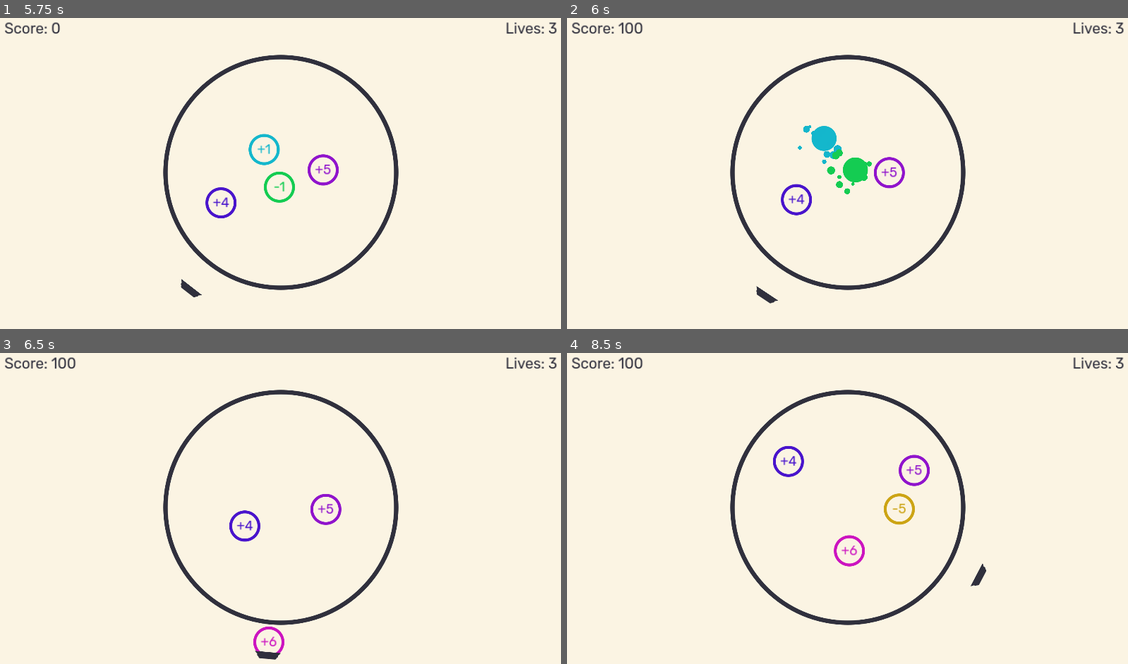
Above: before the commit, frames 1-4 (two rows, left to right).
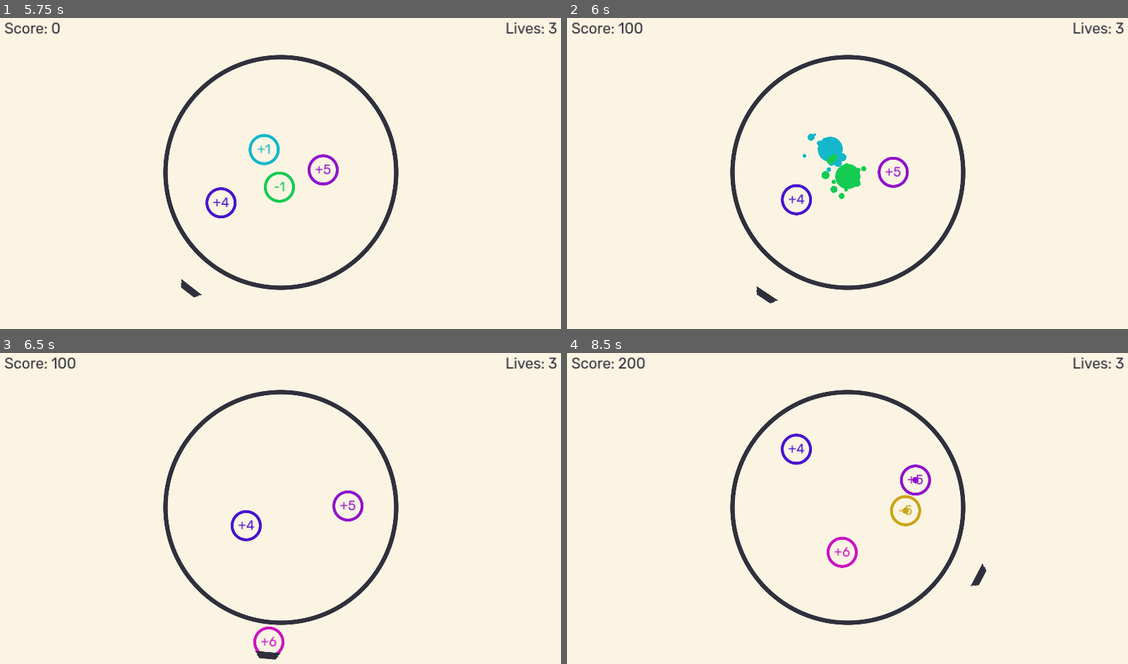
Above: after the commit, the same moments.

Repository: stur86/anti-numbers
Game: Godot game, scene res://scenes/main_scene.tscn
The game is run twice, just before and just after one commit, with the same random seed, the same clock (stepped at 60 frames per second) and the same inputs. After the commit the project has no main scene; this scene is started directly in both runs.
Inputs:
- Up to frame 1 (5.75 s): tap Enter at 0.5 s; hold Right (Right) 0.53-1.28 s; tap Up (Launch) every 0.75 s from 0.6 to 5.1 s; hold Left (Left) 1.28-2.03 s; hold Right (Right) 2.03-3.53 s; hold Left (Left) from 3.53 s (still down)
- Up to frame 2 (6 s): release Left (Left) at 5.78 s; hold Right (Right) from 5.78 s (still down); tap Up (Launch) at 5.85 s
- Up to frame 3 (6.5 s): keep holding Right (Right)
- Up to frame 4 (8.5 s): tap Up (Launch) at 6.6, 7.35, 8.1 s; release Right (Right) at 8.03 s; hold Left (Left) from 8.03 s (still down)

Frame 1 is identical in both runs. In frame 2, 1.1% of the frame differs, in the area x 41-62%, y 34-59%; in frame 3, 0.6%; in frame 4, 1.6%, in the area x 9-65%, y 1-70%.

Commit message:
Added explosion burst

Diff:
--- a/arrow.svg
+++ /dev/null
@@ -1,66 +0,0 @@
-<?xml version="1.0" encoding="UTF-8" standalone="no"?>
-<!-- Created with Inkscape (http://www.inkscape.org/) -->
-
-<svg
-   width="38.225006mm"
-   height="67.279587mm"
-   viewBox="0 0 38.225006 67.279587"
-   version="1.1"
-   id="svg1"
-   inkscape:export-filename=".\bitmap.png"
-   inkscape:export-xdpi="53.158916"
-   inkscape:export-ydpi="53.158916"
-   xmlns:inkscape="http://www.inkscape.org/namespaces/inkscape"
-   xmlns:sodipodi="http://sodipodi.sourceforge.net/DTD/sodipodi-0.dtd"
-   xmlns="http://www.w3.org/2000/svg"
-   xmlns:svg="http://www.w3.org/2000/svg">
-  <sodipodi:namedview
-     id="namedview1"
-     pagecolor="#ffffff"
-     bordercolor="#000000"
-     borderopacity="0.25"
-     inkscape:showpageshadow="2"
-     inkscape:pageopacity="0.0"
-     inkscape:pagecheckerboard="0"
-     inkscape:deskcolor="#d1d1d1"
-     inkscape:document-units="mm"
-     inkscape:zoom="2.8970539"
-     inkscape:cx="400.40678"
-     inkscape:cy="-532.43746"
-     inkscape:window-width="1920"
-     inkscape:window-height="1009"
-     inkscape:window-x="-8"
-     inkscape:window-y="-8"
-     inkscape:window-maximized="1"
-     inkscape:current-layer="layer1" />
-  <defs
-     id="defs1" />
-  <g
-     inkscape:label="Layer 1"
-     inkscape:groupmode="layer"
-     id="layer1"
-     transform="translate(-90.025438,171.72494)">
-    <g
-       id="g5"
-       inkscape:export-filename="arrow.png"
-       inkscape:export-xdpi="56.481346"
-       inkscape:export-ydpi="56.481346">
-      <circle
-         style="fill:#ffffff;fill-opacity:1;stroke:none;stroke-width:4.90482;stroke-dasharray:none;stroke-opacity:1"
-         id="path1-2"
-         cx="109.13795"
-         cy="-123.55785"
-         r="19.112503"
-         inkscape:export-filename="circle.png"
-         inkscape:export-xdpi="30.811136"
-         inkscape:export-ydpi="30.811136" />
-      <path
-         id="rect1-8"
-         style="fill:#ffffff;fill-opacity:1;stroke:none;stroke-width:4.50637;stroke-dasharray:none;stroke-opacity:1"
-         d="m 109.13821,-171.72494 -18.411285,16.16697 h 9.385475 v 32.00012 h 18.0511 v -32.00012 h 9.38547 z"
-         inkscape:export-filename="arrow.png"
-         inkscape:export-xdpi="44.147469"
-         inkscape:export-ydpi="44.147469" />
-    </g>
-  </g>
-</svg>
--- a/objects/arena.gd
+++ b/objects/arena.gd
@@ -16,7 +16,7 @@
 
 
 func _on_body_exited(body):
-	if not body.freeze:
+	if body.active:
 		# It left, wasn't just destroyed
 		body.vanish()
 		ScoreKeeper.lose_life()
--- a/objects/number_particle.tscn
+++ b/objects/number_particle.tscn
@@ -6,6 +6,7 @@
 [ext_resource type="FontFile" uid="uid://bv1e3ubu05qd5" path="res://Rubik-Regular.ttf" id="2_jsiup"]
 [ext_resource type="Texture2D" uid="uid://dvynq78vycxdc" path="res://graphics/vanish_strip.png" id="3_cir5y"]
 [ext_resource type="Texture2D" uid="uid://bxpychvsuu1xh" path="res://graphics/circle_full.svg" id="5_sdork"]
+[ext_resource type="Script" path="res://scripts/burst.gd" id="7_1cag4"]
 
 [sub_resource type="LabelSettings" id="LabelSettings_u2fcb"]
 font = ExtResource("2_jsiup")
@@ -33,6 +34,9 @@
 scale_curve = SubResource("CurveTexture_s0ci2")
 attractor_interaction_enabled = false
 
+[sub_resource type="CircleShape2D" id="CircleShape2D_ajep2"]
+radius = 120.0
+
 [sub_resource type="CircleShape2D" id="CircleShape2D_f462o"]
 radius = 53.0
 
@@ -278,6 +282,14 @@
 one_shot = true
 explosiveness = 0.8
 
+[node name="Burst" type="Area2D" parent="Explosion"]
+process_mode = 4
+input_pickable = false
+script = ExtResource("7_1cag4")
+
+[node name="CollisionShape2D" type="CollisionShape2D" parent="Explosion/Burst"]
+shape = SubResource("CircleShape2D_ajep2")
+
 [node name="ParticleCollisionBox" type="CollisionShape2D" parent="."]
 visible = false
 shape = SubResource("CircleShape2D_f462o")
--- a/old_scenes/old_scene.tscn
+++ /dev/null
@@ -1,119 +0,0 @@
-[gd_scene load_steps=15 format=3 uid="uid://cj4bxxaaiomn5"]
-
-[ext_resource type="Texture2D" uid="uid://cwm5g48meeykm" path="res://rect.png" id="1_p1apl"]
-[ext_resource type="Script" path="res://objects/arena.gd" id="2_7qrao"]
-[ext_resource type="Texture2D" uid="uid://c081suhh1whuh" path="res://arena.png" id="3_82lva"]
-[ext_resource type="Script" path="res://objects/launcher_arrow.gd" id="4_i4xtt"]
-[ext_resource type="Texture2D" uid="uid://cly2fb5pwy27n" path="res://arrow.svg" id="5_r6gby"]
-[ext_resource type="PackedScene" uid="uid://b1okgjfc35tjc" path="res://objects/number_particle.tscn" id="6_50hka"]
-[ext_resource type="FontFile" uid="uid://bv1e3ubu05qd5" path="res://Rubik-Regular.ttf" id="7_xw1ak"]
-[ext_resource type="Script" path="res://objects/score_label.gd" id="8_rt8k1"]
-[ext_resource type="Script" path="res://objects/lives_label.gd" id="9_jtv57"]
-[ext_resource type="Script" path="res://objects/center_container.gd" id="10_g2703"]
-
-[sub_resource type="CircleShape2D" id="CircleShape2D_72tgf"]
-radius = 250.0
-
-[sub_resource type="LabelSettings" id="LabelSettings_uouql"]
-font = ExtResource("7_xw1ak")
-font_size = 30
-font_color = Color(0.1875, 0.1875, 0.238281, 1)
-outline_color = Color(0.713726, 0.662745, 0.811765, 1)
-
-[sub_resource type="StyleBoxFlat" id="StyleBoxFlat_b1knw"]
-bg_color = Color(0.980392, 0.952941, 0.886275, 0.705882)
-
-[sub_resource type="LabelSettings" id="LabelSettings_rxvlj"]
-font = ExtResource("7_xw1ak")
-font_size = 100
-font_color = Color(0.188235, 0.188235, 0.239216, 1)
-
-[node name="MainScene" type="Node2D"]
-
-[node name="Background" type="Sprite2D" parent="."]
-modulate = Color(0.984314, 0.956863, 0.890196, 1)
-position = Vector2(512, 384)
-scale = Vector2(27, 21)
-texture = ExtResource("1_p1apl")
-
-[node name="Arena" type="Area2D" parent="."]
-position = Vector2(512, 384)
-linear_damp_space_override = 3
-linear_damp = 0.4
-script = ExtResource("2_7qrao")
-
-[node name="Sprite2D" type="Sprite2D" parent="Arena"]
-texture = ExtResource("3_82lva")
-
-[node name="CollisionShape2D" type="CollisionShape2D" parent="Arena"]
-shape = SubResource("CircleShape2D_72tgf")
-
-[node name="Launcher" type="Node2D" parent="."]
-position = Vector2(512, 384)
-
-[node name="Arrow" type="Node2D" parent="Launcher"]
-position = Vector2(0, 320)
-script = ExtResource("4_i4xtt")
-
-[node name="Sprite2D" type="Sprite2D" parent="Launcher/Arrow"]
-self_modulate = Color(0.188235, 0.188235, 0.239216, 1)
-scale = Vector2(0.5, 0.5)
-texture = ExtResource("5_r6gby")
-
-[node name="Loader" type="Node2D" parent="Launcher/Arrow"]
-position = Vector2(0, 27)
-
-[node name="NumberParticle" parent="Launcher/Arrow/Loader" instance=ExtResource("6_50hka")]
-
-[node name="ReloadTimer" type="Timer" parent="Launcher/Arrow"]
-one_shot = true
-
-[node name="Particles" type="Node2D" parent="." groups=["ParticleParent"]]
-
-[node name="GUI" type="MarginContainer" parent="."]
-process_mode = 3
-offset_right = 1024.0
-offset_bottom = 80.0
-theme_override_constants/margin_left = 20
-theme_override_constants/margin_top = 20
-theme_override_constants/margin_right = 20
-theme_override_constants/margin_bottom = 20
-
-[node name="ScoreLabel" type="Label" parent="GUI"]
-layout_mode = 2
-text = "Score: 0"
-label_settings = SubResource("LabelSettings_uouql")
-script = ExtResource("8_rt8k1")
-
-[node name="LivesLabel" type="Label" parent="GUI"]
-layout_mode = 2
-size_flags_horizontal = 8
-text = "Lives: 3"
-label_settings = SubResource("LabelSettings_uouql")
-script = ExtResource("9_jtv57")
-
-[node name="CenterContainer" type="CenterContainer" parent="."]
-process_mode = 3
-visible = false
-anchors_preset = 14
-anchor_top = 0.5
-anchor_right = 1.0
-anchor_bottom = 0.5
-offset_right = 1024.0
-offset_bottom = 768.0
-grow_horizontal = 2
-grow_vertical = 2
-script = ExtResource("10_g2703")
-
-[node name="Panel" type="Panel" parent="CenterContainer"]
-custom_minimum_size = Vector2(1024, 768)
-layout_mode = 2
-theme_override_styles/panel = SubResource("StyleBoxFlat_b1knw")
-
-[node name="Label" type="Label" parent="CenterContainer"]
-layout_mode = 2
-text = "GAME OVER"
-label_settings = SubResource("LabelSettings_rxvlj")
-
-[connection signal="body_exited" from="Arena" to="Arena" method="_on_body_exited"]
-[connection signal="timeout" from="Launcher/Arrow/ReloadTimer" to="Launcher/Arrow" method="reload_launcher"]
--- a/scenes/main_scene.tscn
+++ b/scenes/main_scene.tscn
@@ -40,6 +40,7 @@
 position = Vector2(960, 540)
 
 [node name="Arena" type="Area2D" parent="PlayingArea"]
+input_pickable = false
 linear_damp_space_override = 3
 linear_damp = 1.5
 script = ExtResource("2_7qrao")
--- /dev/null
+++ b/scenes/test.tscn
@@ -0,0 +1,24 @@
+[gd_scene load_steps=3 format=3 uid="uid://bbmujdhoor5pr"]
+
+[ext_resource type="PackedScene" uid="uid://b1okgjfc35tjc" path="res://objects/number_particle.tscn" id="1_s1owy"]
+
+[sub_resource type="GDScript" id="GDScript_cuslh"]
+script/source = "extends Node2D
+
+
+# Called when the node enters the scene tree for the first time.
+func _ready():
+	$NumberParticle.freeze = false
+	$NumberParticle2.freeze = false
+	$NumberParticle2/Explosion/Burst.process_mode = Node.PROCESS_MODE_INHERIT
+	$NumberParticle/Explosion/Burst.process_mode = Node.PROCESS_MODE_INHERIT
+
+"
+
+[node name="Node2D" type="Node2D"]
+script = SubResource("GDScript_cuslh")
+
+[node name="NumberParticle" parent="." instance=ExtResource("1_s1owy")]
+
+[node name="NumberParticle2" parent="." instance=ExtResource("1_s1owy")]
+position = Vector2(99, 63)
--- /dev/null
+++ b/scripts/burst.gd
@@ -0,0 +1,19 @@
+extends Area2D
+
+const INTENSITY = 20
+
+# Called when the node enters the scene tree for the first time.
+func _ready():
+	set_physics_process(true)
+	process_mode = Node.PROCESS_MODE_DISABLED
+
+func _physics_process(_delta):
+	var particles = get_overlapping_bodies()
+
+	for p in particles:
+		if p == get_parent().get_parent():
+			continue
+		if not (p is RigidBody2D):
+			continue
+		var r = p.global_position-global_position
+		p.apply_impulse(r.normalized()*INTENSITY)
--- a/scripts/number_particle.gd
+++ b/scripts/number_particle.gd
@@ -4,6 +4,7 @@
 @export var max_charge: int = 7
 
 const F0 = 1e6
+var active = false
 
 func _ready():
 
@@ -21,6 +22,7 @@
 	set_physics_process(true)
 
 func launch(v: Vector2):
+	active = true
 	freeze = false
 	apply_impulse(v)
 
@@ -48,7 +50,7 @@
 
 	var other_charge = body.get("charge")
 	if other_charge == -charge:
-		if body.freeze or freeze:
+		if not (body.active and active):
 			return
 		# Annihilation!
 		body.explode()
@@ -56,12 +58,15 @@
 		ScoreKeeper.add_score(ScoreKeeper.PAIR_SCORE)
 
 func explode():
-	freeze = true
+	active = false
+	set_deferred("freeze", true)
 	$Explosion.modulate = $ParticleMask/ParticleSprite.modulate
+	$Explosion/Burst.process_mode = Node.PROCESS_MODE_INHERIT
 	$AnimationPlayer.play("Explode")
 
 func vanish():
-	freeze = true
+	active = false
+	set_deferred("freeze", true)
 	$AnimationPlayer.play("Vanish")
 
 func _on_visible_on_screen_notifier_2d_screen_exited():
Binary file removed: arena.png
Not shown, removed: arena.png.import
Binary file removed: arrow.png
Not shown, removed: arrow.png.import
Not shown, removed: arrow.svg.import
Binary file removed: bitmap.png
Not shown, removed: bitmap.png.import
Binary file removed: circle.png
Not shown, removed: circle.png.import
Binary file removed: g5.png
Not shown, removed: g5.png.import
Not shown: 1 places in objects/number_particle.tscn that only renumber resources
(and 2 more such lines)
